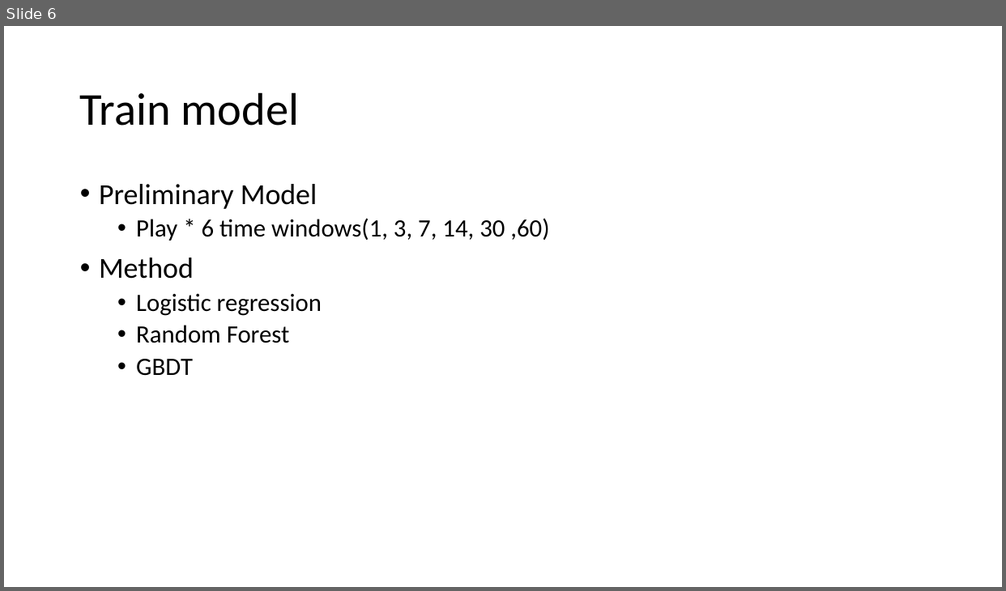
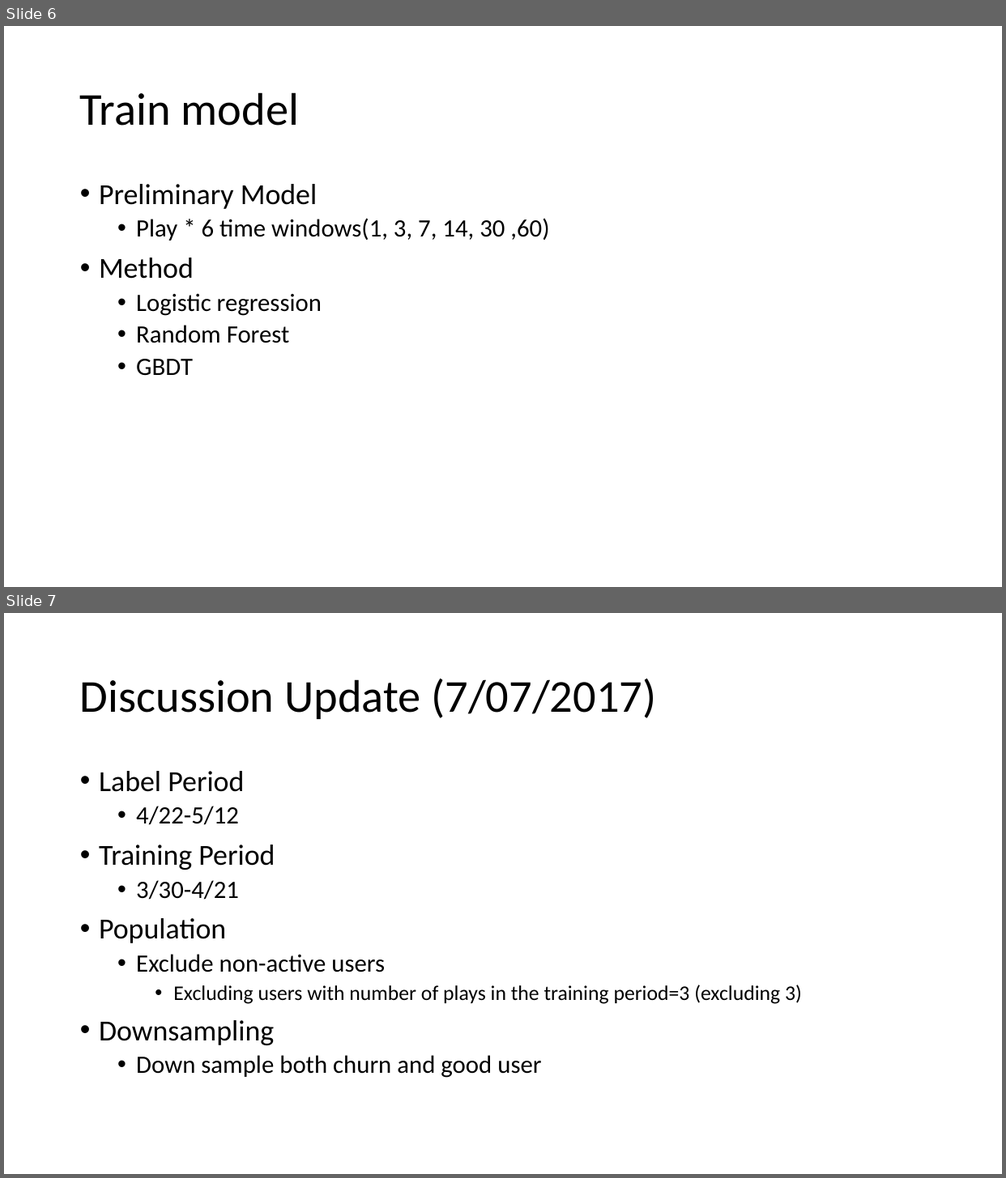
Before and after one commit to johnnyds/music_box, a slide deck: project_plan.pptx. Shown one above the other, each under a label of ours: slide 6 before the commit, slides 6 and 7 after it. The pictures are 1006x591 and 1006x1178 pixels, drawn with LibreOffice and Linux fonts; fonts in the diff are those of the drawing. Boxes give left, top, right and bottom in pixels: in the first picture for what was removed or moved away, otherwise in the second. Text is boxed around its words. In the diff, an @@ line names an element or a change of style, - is before the commit and + after.

```diff
--- a/project_plan.pptx
+++ b/project_plan.pptx
@@ slide 7 added at (4, 613, 1002, 1174), background #FFFFFF @@
@@ title added at (80, 679, 656, 719), 44 pt, text #000000 @@
+Discussion Update (7/07/2017)
@@ text added at (99, 771, 802, 1078), 24 pt, text #000000 @@
+• Label Period
+  • 4/22-5/12
+• Training Period
+  • 3/30-4/21
+• Population
+  • Exclude non-active users
+    • Excluding users with number of plays in the training period=3 (excluding 3)
+• Downsampling
+  • Down sample both churn and good user
```
Also in this commit, not shown: 2 slides changed, 1 other file.
